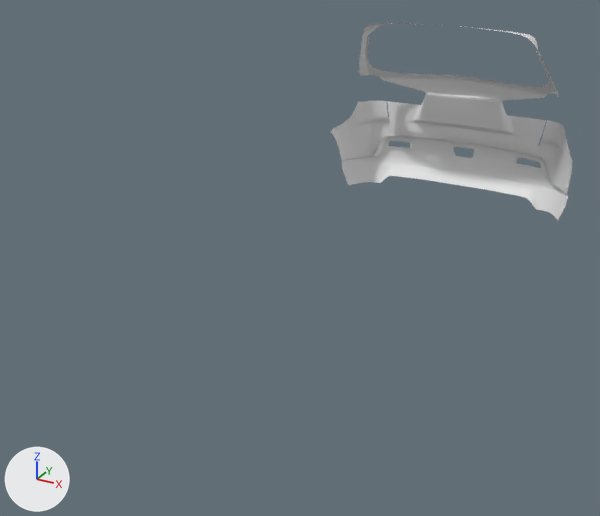
A saved change to the Blender file Mitsubishi_ASX.blend.
The view is the same before and after, from a 50 mm camera at (2.16, -4.62, 1.83) aimed at (-0.2, -0.32, -0.32). The lights are fixed; the arrows at lower left show +X, +Y and +Z.

The older version as bpy lines, for what is in view:
```python
ob_doors = bpy.data.objects.new('Doors', me_plane_010)
ob_doors.location = (0.0, -1.483, 0.0)
ob_front_design_rim = bpy.data.objects.new('Front_Design_Rim', me_plane_012)
ob_front_design_rim.location = (0.011, -1.487, 0.0)
ob_front_design_rim_001 = bpy.data.objects.new('Front_Design_Rim.001', me_plane_008)
ob_front_design_rim_001.location = (0.011, -1.221, 0.011)
ob_front_design_rim_001.scale = (1.05, 1.05, 1.05)
ob_front_fender = bpy.data.objects.new('Front Fender', me_plane_005)
ob_front_fender.location = (0.011, -1.492, 0.0)
ob_mitshibuishi_asx = bpy.data.objects.new('Mitshibuishi ASX', me_plane_001)
ob_mitshibuishi_asx.location = (0.0, -1.483, 0.0)
ob_plane_002 = bpy.data.objects.new('Plane.002', me_plane_002)
ob_plane_002.location = (0.0, -1.483, 0.0)
ob_rear_fender = bpy.data.objects.new('Rear Fender', me_plane_013)
ob_rear_fender.location = (0.0, -1.47, 0.0)
ob_rear_fender.scale = (1.01, 1.0, 1.0)
ob_rear_fender_guide = bpy.data.objects.new('Rear Fender Guide', me_plane_006)
ob_rear_fender_guide.location = (0.0, -1.47, 0.0)
ob_rear_fender_guide.scale = (1.01, 1.0, 1.0)
```
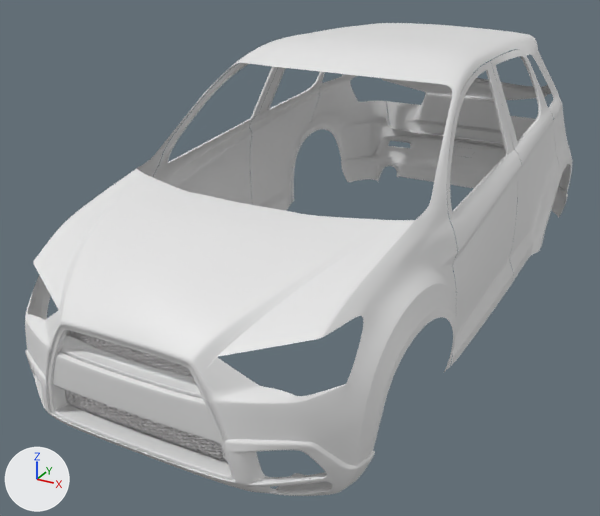
ob_rear_fender_guide is not drawn itself; it is used by a modifier of ob_rear_fender.

Changed parts and their boxes [x1, y1, x2, y2] in the pictures (600 x 516 px):
'Mitshibuishi ASX', shown: after [25, 23, 573, 466]
'Doors', shown: after [153, 50, 560, 366]
'Front_Design_Rim', shown: after [47, 326, 235, 480]
'Rear Fender', reshaped, modifiers changed, rescaled: before [342, 136, 568, 221]; after [341, 136, 568, 218]
'Front Fender', shown: after [25, 349, 375, 496]
'Front_Design_Rim.001', shown: after [65, 331, 227, 462]
'Rear Fender.001', now drawn: after [454, 147, 474, 158]

The change, as a list of edits to the scene's bpy script:
```text
Change me_plane_013:
    used by ob_rear_fender; location = (0.0, -1.47, 0.0); scale = (1.01, 1.0, 1.0)
    remove me_plane_013.from_pydata(...)  # 220 vertices, 181 faces; spans x 0.0..0.989, y 3.375..3.79, z -0.629..-0.162
    add me_plane_013.from_pydata(...)  # 538 vertices, 462 faces; spans x -0.99..0.99, y 3.363..3.782, z -0.61..-0.156
    me_plane_013 part 1: 2 vertices moved within x 0.453..0.971, y 3.463..3.757, z -0.446..-0.295; 194 vertices removed from x 0.0..0.989, y 3.375..3.79, z -0.629..-0.162; 512 vertices added at x -0.99..0.99, y 3.363..3.782, z -0.61..-0.156
Change ob_mitshibuishi_asx:
    remove ob_mitshibuishi_asx.hide_set(True)
Change ob_front_fender:
    remove ob_front_fender.hide_set(True)
Change ob_doors:
    remove ob_doors.hide_set(True)
Change ob_rear_fender:
    remove _m = ob_rear_fender.modifiers.new('Mirror', 'MIRROR')
    remove _m.use_clip = True
Change ob_front_design_rim_001:
    remove ob_front_design_rim_001.hide_set(True)
Change ob_front_design_rim:
    remove ob_front_design_rim.hide_set(True)
```
